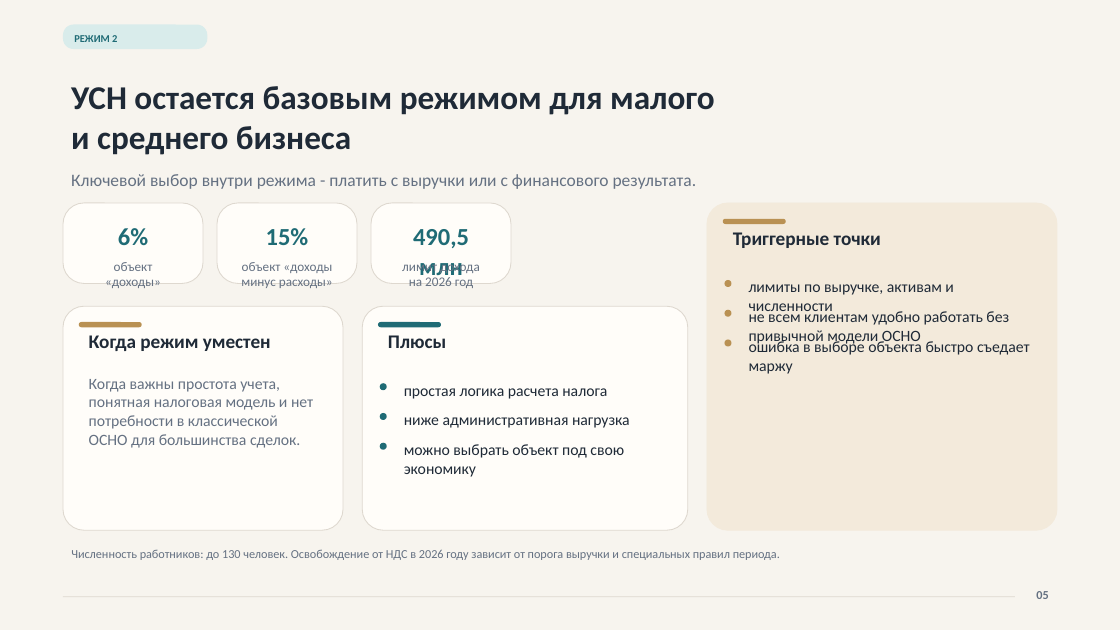
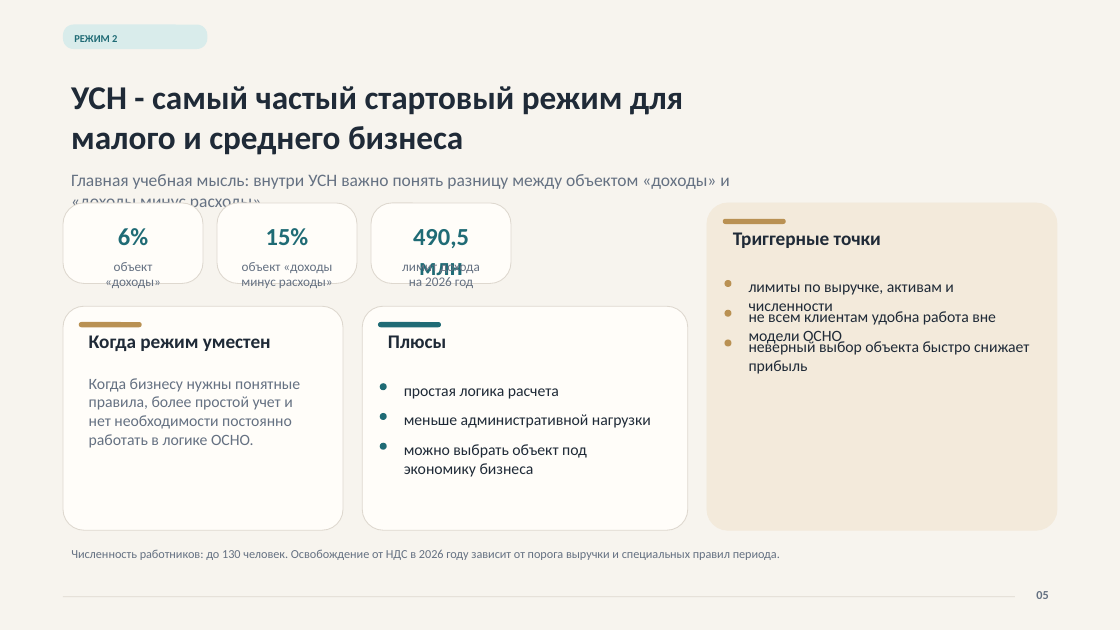
Before and after one commit to NeVika2026/nevikahub, a slide deck: slide 5 of ekaterina-tax-students/assets/tax-systems-ekaterina.pptx. Drawn at 1120x630 pixels with LibreOffice and Linux fonts; fonts in the diff are those of the drawing. Boxes give left, top, right and bottom in pixels: in the first picture for what was removed or moved away, otherwise in the second. Text is boxed around its words. In the diff, an @@ line names an element or a change of style, - is before the commit and + after.

```diff
--- a/ekaterina-tax-students/assets/tax-systems-ekaterina.pptx
+++ b/ekaterina-tax-students/assets/tax-systems-ekaterina.pptx
@@ text at <box>71,86,683,155</box>: text changed @@
-УСН остается базовым режимом для малого и среднего бизнеса
+УСН - самый частый стартовый режим для малого и среднего бизнеса
@@ text at <box>71,174,729,207</box>: text changed @@
-Ключевой выбор внутри режима - платить с выручки или с финансового результата.
+Главная учебная мысль: внутри УСН важно понять разницу между объектом «доходы» и «доходы минус расходы».
@@ text at <box>749,309,996,346</box>: text changed @@
-не всем клиентам удобно работать без привычной модели ОСНО
+не всем клиентам удобна работа вне модели ОСНО
@@ text at <box>749,338,1029,374</box>: text changed @@
-ошибка в выборе объекта быстро съедает маржу
+неверный выбор объекта быстро снижает прибыль
@@ text at <box>89,378,300,448</box>: text changed @@
-Когда важны простота учета, понятная налоговая модель и нет потребности в классической ОСНО для большинства сделок.
+Когда бизнесу нужны понятные правила, более простой учет и нет необходимости постоянно работать в логике ОСНО.
@@ text at <box>404,388,559,399</box>: text changed @@
-простая логика расчета налога
+простая логика расчета
@@ text at <box>404,414,651,428</box>: text changed @@
-ниже административная нагрузка
+меньше административной нагрузки
@@ text at <box>404,444,587,477</box>: text changed @@
-можно выбрать объект под свою экономику
+можно выбрать объект под экономику бизнеса
```
Also in this commit, not shown: 14 other slides changed, 3 other files.
